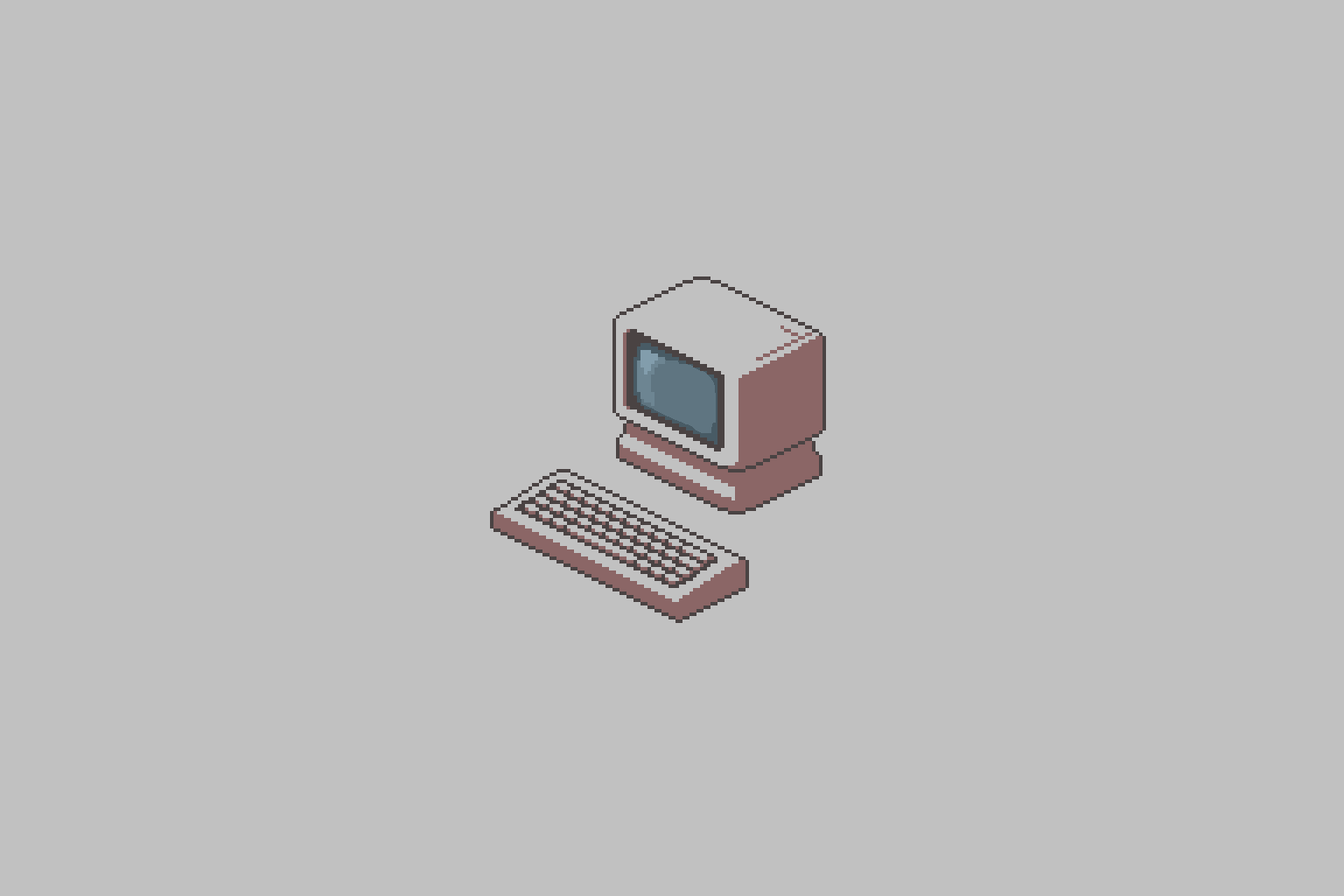
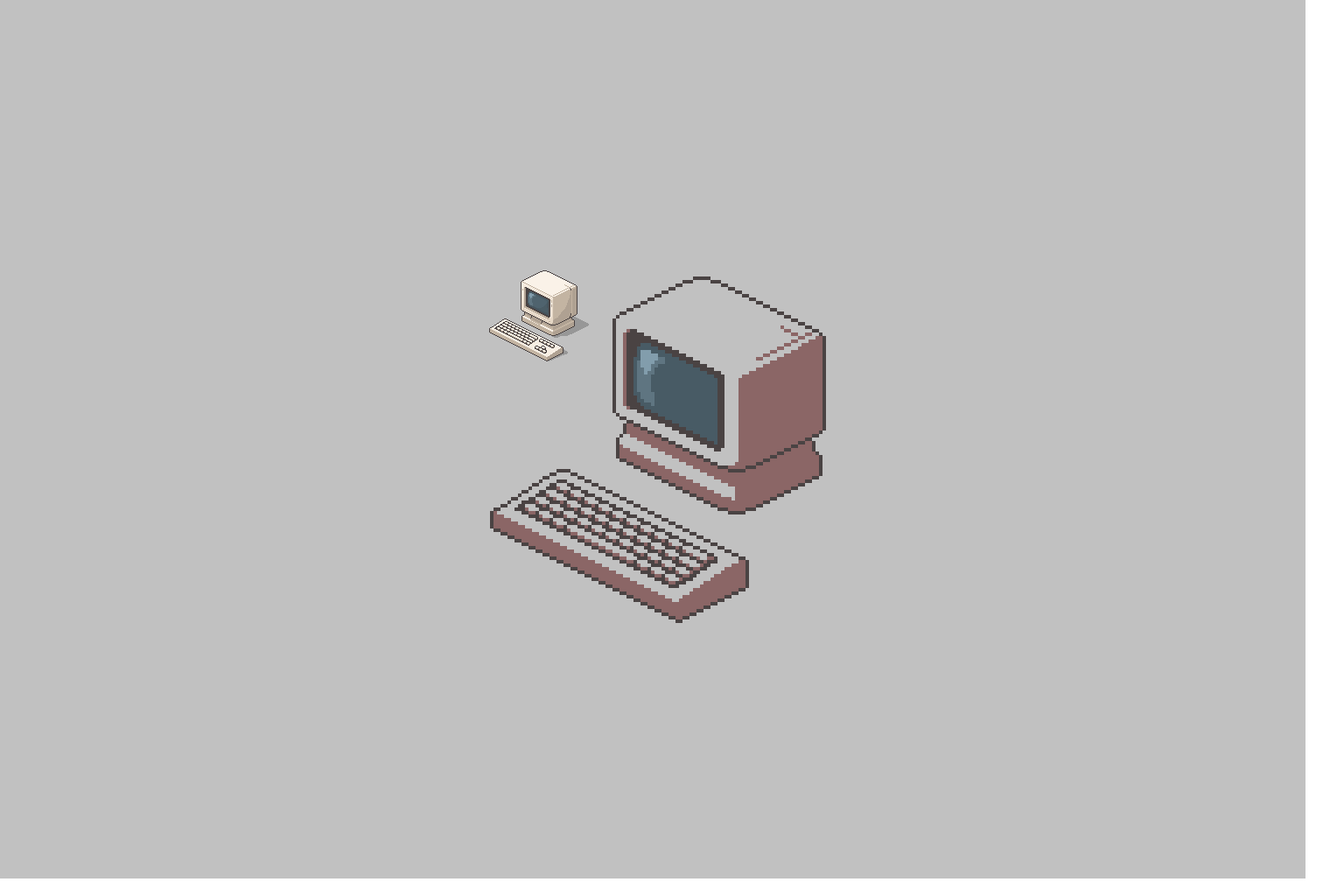
The second (1344, 896) image is a revision of the first. Changes to its layers:
added layer "Folder 3 copy" above "all" over <box>488,270,589,362</box>
added group "large computer image" with 11 layers above "Folder 1" over <box>489,276,716,433</box>
added group "lines" (1st of 4, in "large computer image") with 1 layers in group "large computer image" over <box>489,276,716,433</box>
added layer "lines" (2nd of 4, in "large computer image" › "lines") in group "lines" over <box>489,276,716,433</box>
added group "colour" (1st of 2, in "large computer image") with 4 layers in group "large computer image" over <box>636,356,716,433</box>
added layer "Layer 25 copy" (1st of 2, in "large computer image" › "colour") in group "colour" over <box>640,360,658,375</box>
added layer "Layer 25" (1st of 2, in "large computer image" › "colour") (40%) in group "colour" over <box>636,356,665,406</box>
added layer "Layer 24" (1st of 2, in "large computer image" › "colour") in group "colour" over <box>636,356,716,433</box>
added group "shading" (2nd of 3, in "large computer image") with 2 layers in group "large computer image" over <box>489,325,716,433</box>
added layer "Layer 35 copy 5" (1st of 2, in "large computer image" › "shading") in group "shading" over <box>489,325,716,433</box>
hid group "Folder 1" (11 layers) over <box>489,276,716,433</box>
hid "Layer 25 copy 2" (2nd of 2, in "Folder 1" › "colour") over <box>636,356,716,433</box>
painted on "Layer 1" over <box>0,0,1344,896</box>
